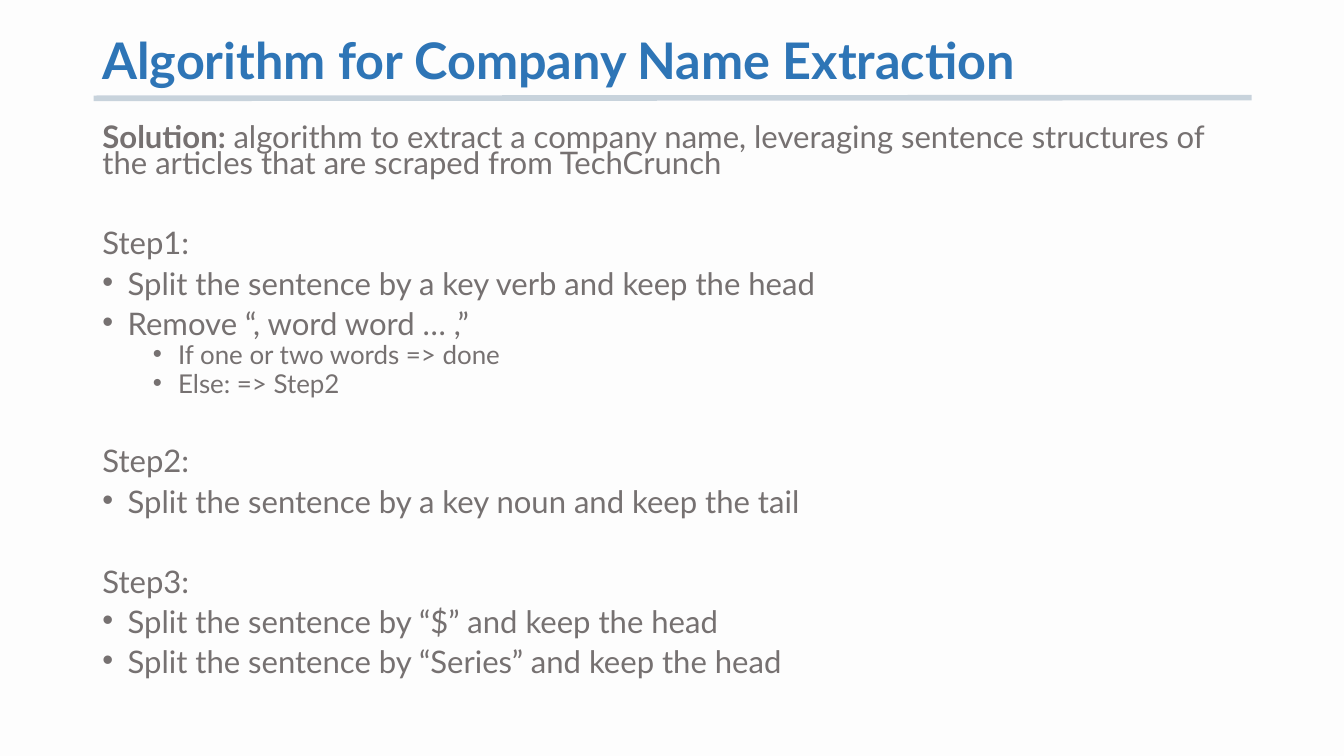
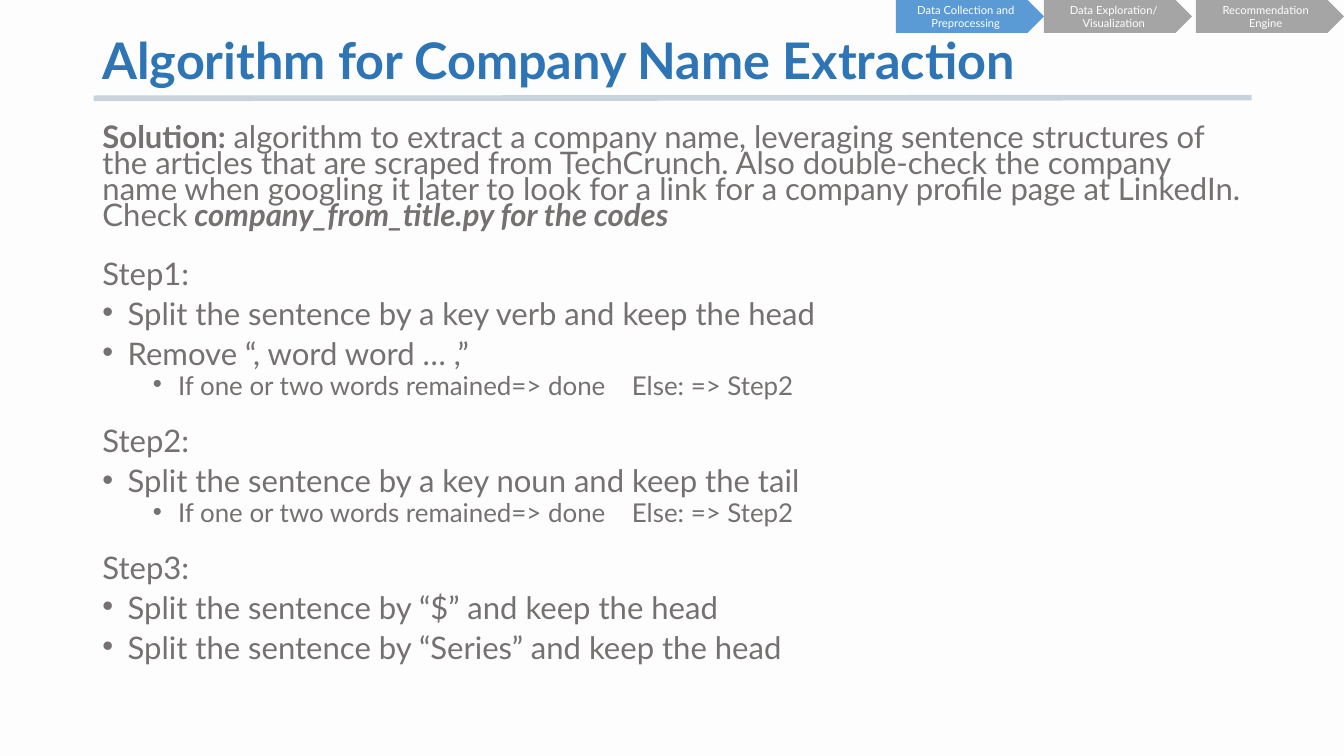
Before and after one commit to K-AlfredIwasaki/job_hunting_made_easy, a slide deck: slide 9 of startup_db_recommendation.pptx. Drawn at 1344x756 pixels with LibreOffice and Linux fonts; fonts in the diff are those of the drawing. Boxes give left, top, right and bottom in pixels: in the first picture for what was removed or moved away, otherwise in the second. Text is boxed around its words. In the diff, an @@ line names an element or a change of style, - is before the commit and + after.

```diff
--- a/startup_db_recommendation.pptx
+++ b/startup_db_recommendation.pptx
@@ pentagon arrow added at bbox=[896, 0, 1045, 33], fill #5B9BD5, 8 pt, text #FFFFFF @@
+Data Collection and Preprocessing
@@ pentagon arrow added at bbox=[1045, 0, 1193, 33], fill #A5A5A5, 8 pt, text #FFFFFF @@
+Data Exploration/ Visualization
@@ pentagon arrow added at bbox=[1196, 0, 1344, 33], fill #A5A5A5, 8 pt, text #FFFFFF @@
+Recommendation Engine
@@ text at bbox=[102, 125, 1240, 231]: text changed @@
-Solution: algorithm to extract a company name, leveraging sentence structures of the articles that are scraped from TechCrunch
+Solution: algorithm to extract a company name, leveraging sentence structures of the articles that are scraped from TechCrunch. Also double-check the company name when googling it later to look for a link for a company profile page at LinkedIn. Check company_from_title.py for the codes
@@ text at bbox=[178, 376, 793, 400]: text changed @@
-  • If one or two words => done
-  • Else: => Step2
+  • If one or two words remained=> done Else: => Step2
@@ text at bbox=[178, 503, 793, 527]: paragraph added @@
+  • If one or two words remained=> done Else: => Step2
```
Also in this commit, not shown: 10 other slides changed, 4 slides added, 7 slides removed.
